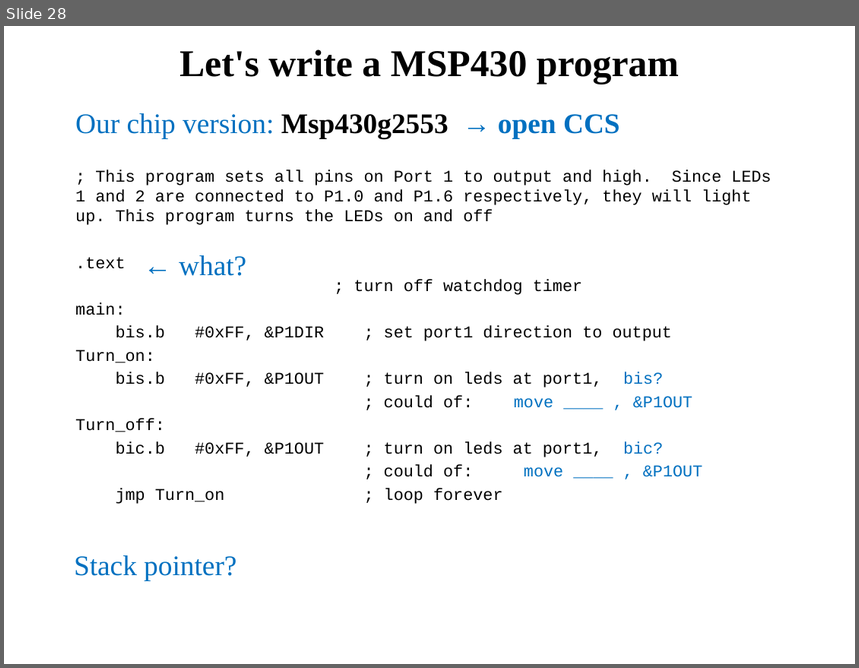
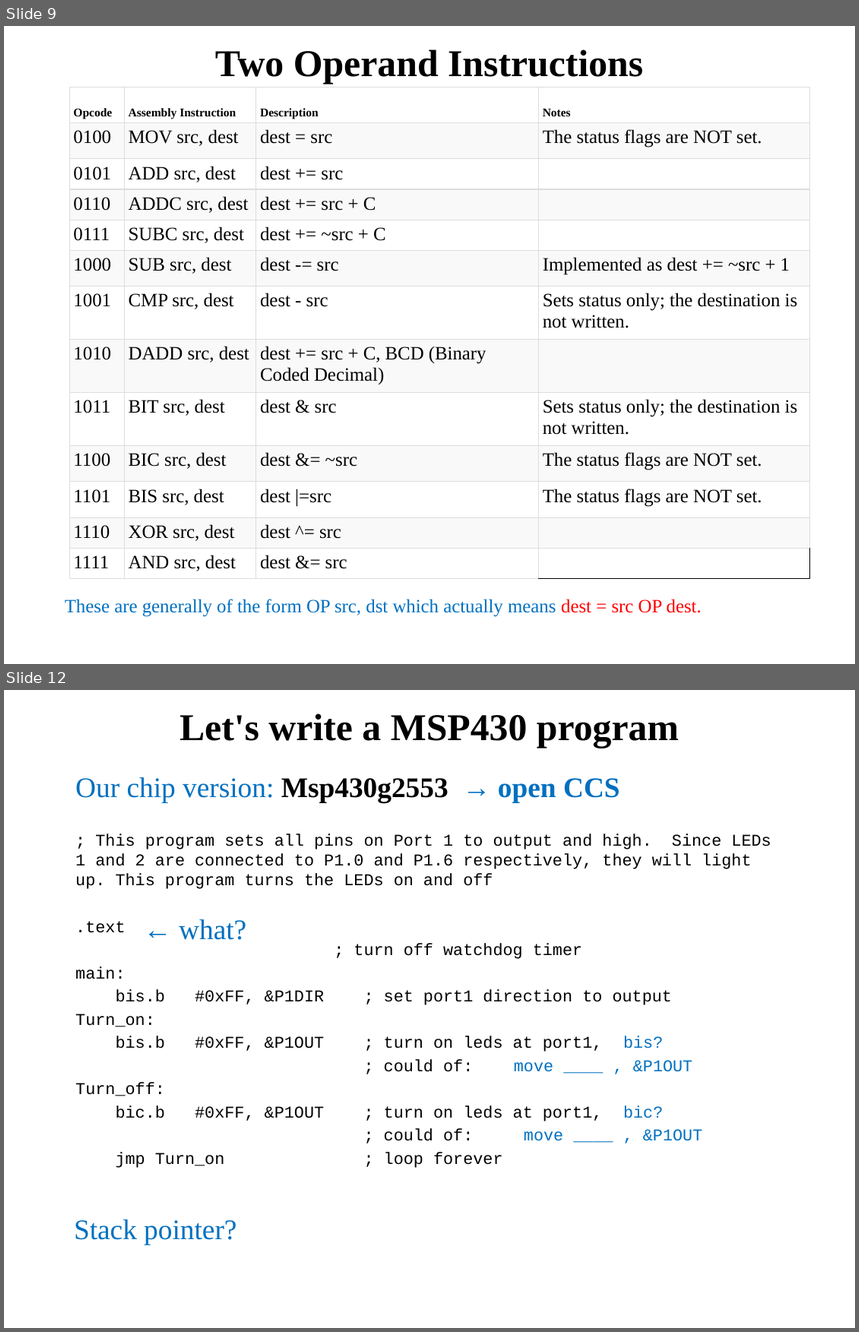
Before and after one commit to pw4rn3r/ECE382, a slide deck: notes/L4/Lsn4.pptx. Shown one above the other, each under a label of ours: slide 28 before the commit, slides 9 and 12 after it; the slides between them are not shown. The pictures are 859x668 and 859x1332 pixels, drawn with LibreOffice and Linux fonts; fonts in the diff are those of the drawing. Boxes give left, top, right and bottom in pixels: in the first picture for what was removed or moved away, otherwise in the second. Text is boxed around its words. In the diff, an @@ line names an element or a change of style, - is before the commit and + after.

```diff
--- a/notes/L4/Lsn4.pptx
+++ b/notes/L4/Lsn4.pptx
@@ slide 9 added at (4,26,855,664), background #FFFFFF @@
@@ title added at (215,50,643,84), 32 pt, text #000000, bold @@
+Two Operand Instructions
@@ table added at (69,88,810,579), 13 rows, 4 columns @@
+Opcode | Assembly Instruction | Description | Notes
+0100 | MOV src, dest | dest = src | The status flags are NOT set.
+0101 | ADD src, dest | dest += src | 
+0110 | ADDC src, dest | dest += src + C | 
+0111 | SUBC src, dest | dest += ~src + C | 
+1000 | SUB src, dest | dest -= src | Implemented as dest += ~src + 1
+1001 | CMP src, dest | dest - src | Sets status only; the destination is not written.
+1010 | DADD src, dest | dest += src + C, BCD (Binary Coded Decimal) | 
+1011 | BIT src, dest | dest & src | Sets status only; the destination is not written.
+1100 | BIC src, dest | dest &= ~src | The status flags are NOT set.
+1101 | BIS src, dest | dest |=src | The status flags are NOT set.
+1110 | XOR src, dest | dest ^= src | 
+1111 | AND src, dest | dest &= src | 
@@ text added at (573,470,594,518), 10 pt, text #333333 @@
+:
@@ text added at (65,599,702,617), 16 pt, text #0070C0 @@
+These are generally of the form OP src, dst which actually means dest = src OP dest.
@@ what was slide 28 is now slide 12 @@
```
Also in this commit, not shown: 15 slides changed, 9 other slides added, 18 slides removed, 1 other file.
